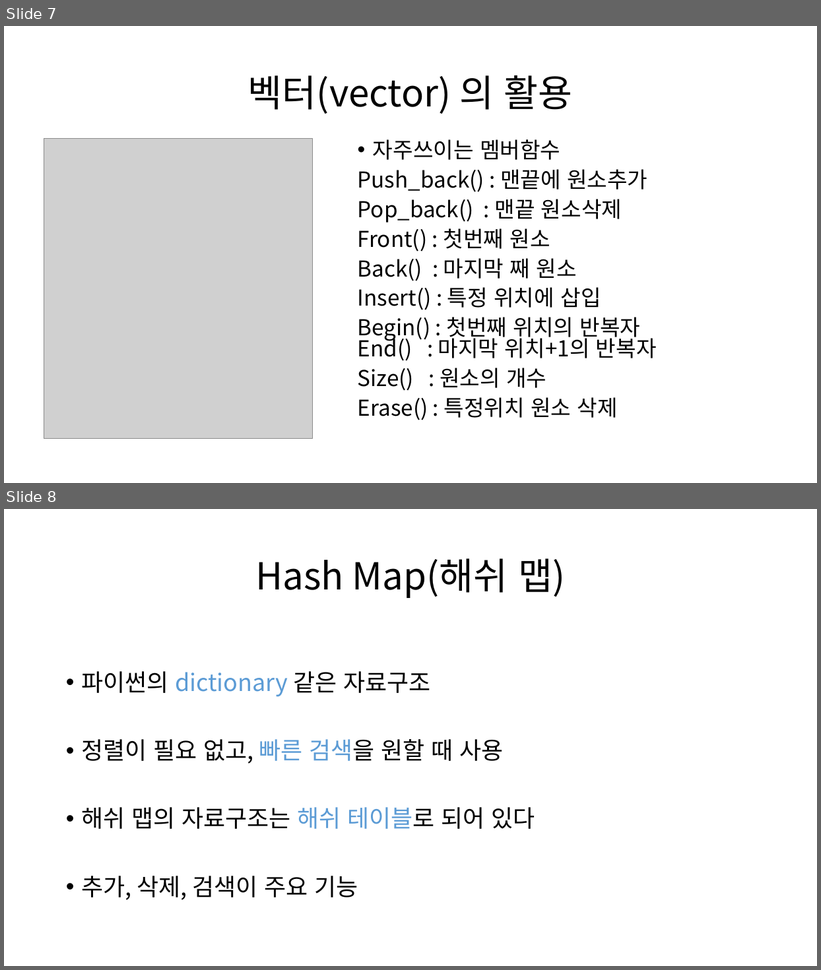
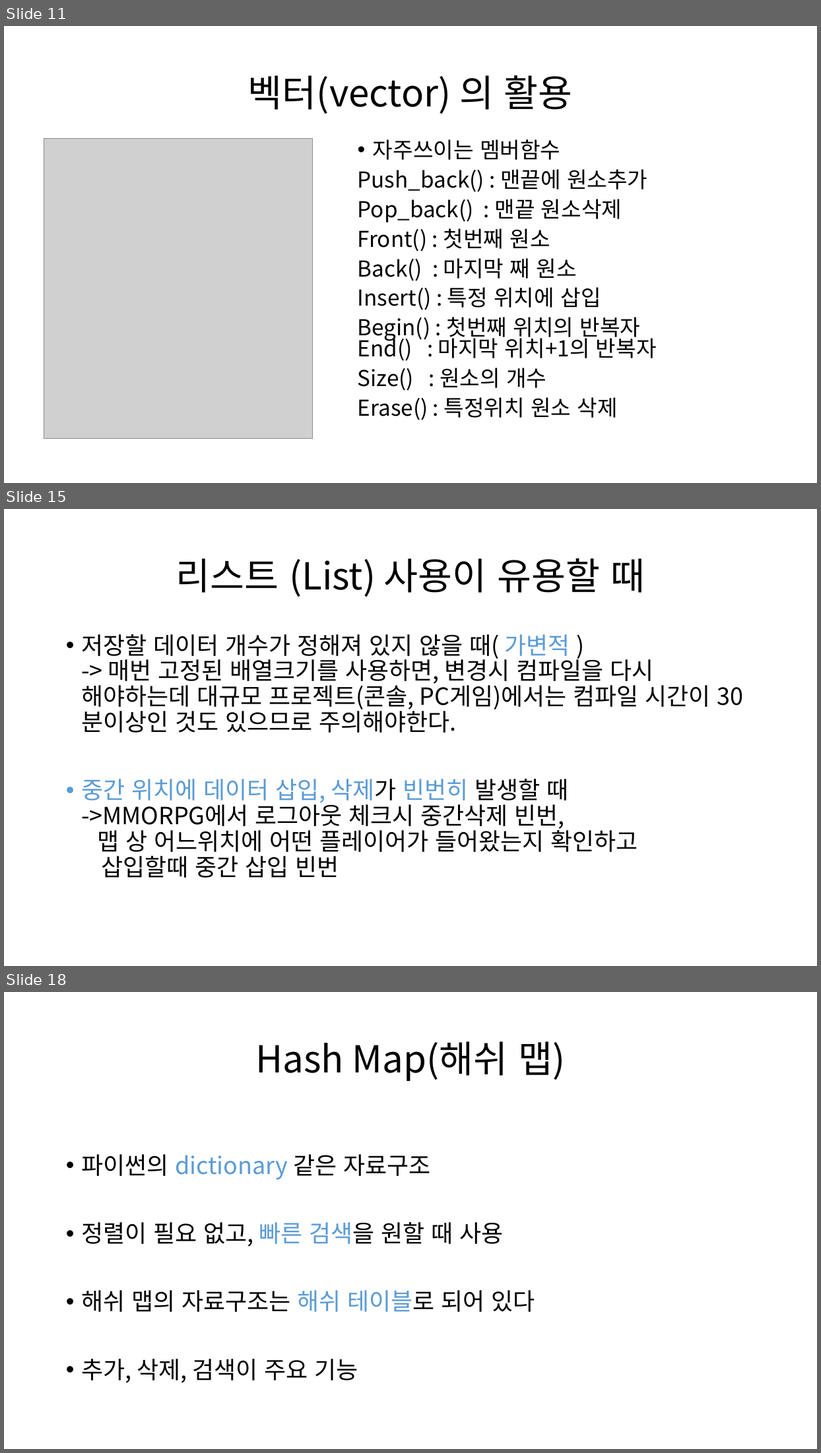
Before and after one commit to LeeInJae/meteor, a slide deck: Study/20131007_LeeInJae/STL.pptx. Shown one above the other, each under a label of ours: slides 7 and 8 before the commit, slides 11, 15 and 18 after it; the slides between them are not shown. The pictures are 821x970 and 821x1453 pixels, drawn with LibreOffice and Linux fonts; fonts in the diff are those of the drawing; grey boxes stand for pictures. Boxes give left, top, right and bottom in pixels: in the first picture for what was removed or moved away, otherwise in the second. Text is boxed around its words. In the diff, an @@ line names an element or a change of style, - is before the commit and + after.

```diff
--- a/Study/20131007_LeeInJae/STL.pptx
+++ b/Study/20131007_LeeInJae/STL.pptx
@@ slide 15 added at [4,509,817,966], background #FFFFFF @@
@@ title added at [176,558,645,597], 44 pt, text #000000 @@
+리스트 (List) 사용이 유용할 때
@@ text added at [81,634,710,878], 28 pt, text #000000 @@
+• 저장할 데이터 개수가 정해져 있지 않을 때( 가변적 )
+  -> 매번 고정된 배열크기를 사용하면, 변경시 컴파일을 다시 해야하는데 대규모 프로젝트(콘솔, PC게임)에서는 컴파일 시간이 30분이상인 것도 있으므로 주의해야한다.
+• 중간 위치에 데이터 삽입, 삭제가 빈번히 발생할 때
+  ->MMORPG에서 로그아웃 체크시 중간삭제 빈번,
+  맵 상 어느위치에 어떤 플레이어가 들어왔는지 확인하고
+  삽입할때 중간 삽입 빈번
@@ what was slide 7 is now slide 11 @@
@@ what was slide 8 is now slide 18 @@
```
Also in this commit, not shown: 3 slides changed, 9 other slides added, 2 other files.
